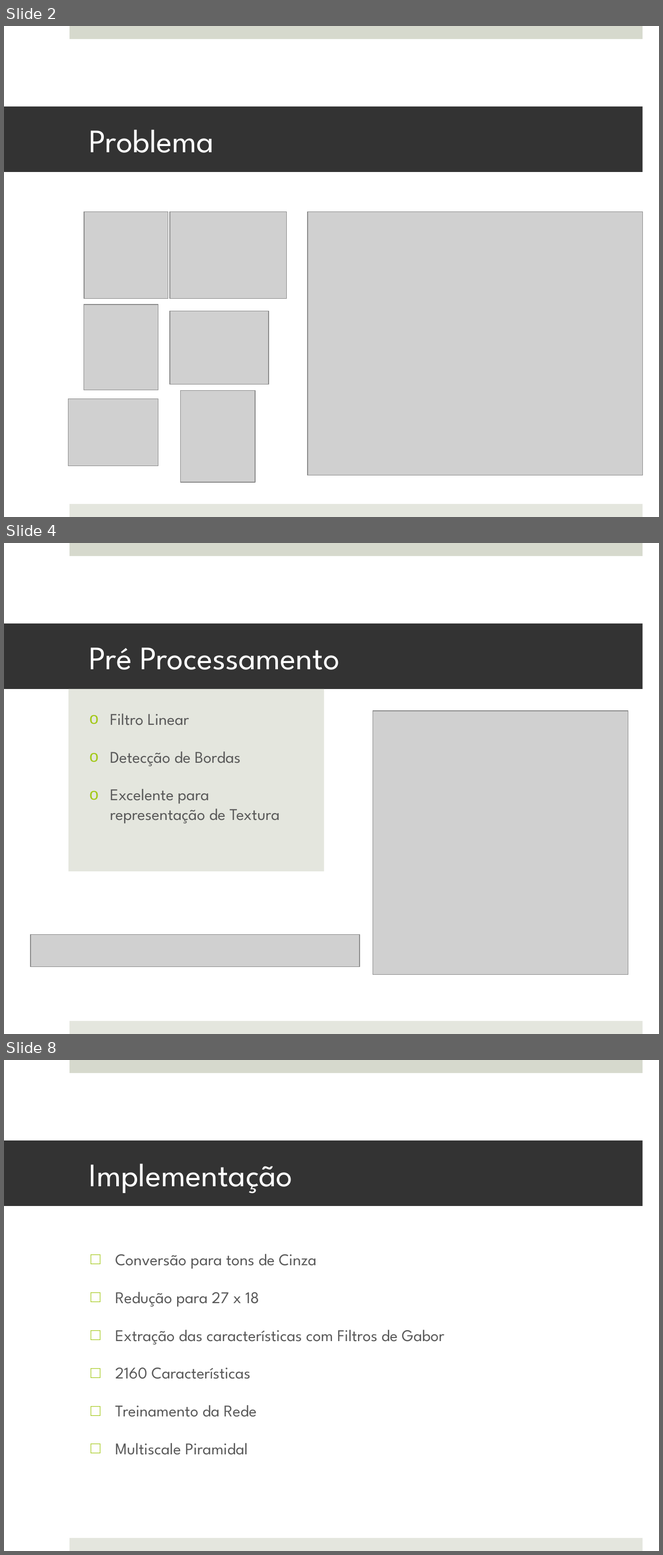
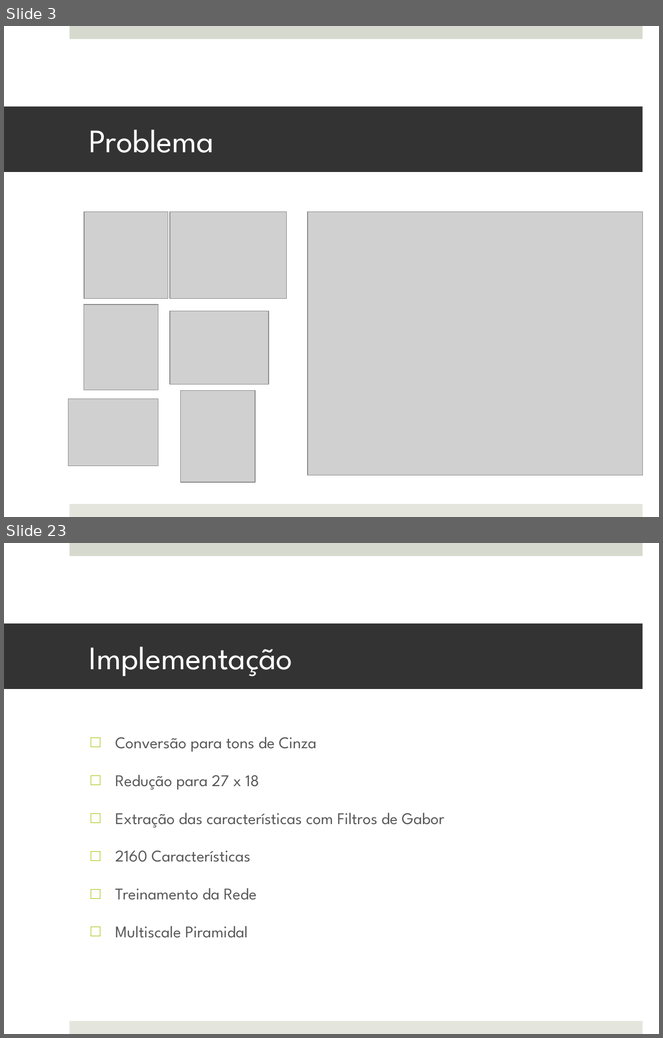
Before and after one commit to MarioBajr/Redes-Neurais, a slide deck: projeto PI.pptx. Shown one above the other, each under a label of ours: slides 2, 4 and 8 before the commit, slides 3 and 23 after it; the slides between them are not shown. The pictures are 663x1555 and 663x1038 pixels, drawn with LibreOffice and Linux fonts; fonts in the diff are those of the drawing; grey boxes stand for pictures. Boxes give left, top, right and bottom in pixels: in the first picture for what was removed or moved away, otherwise in the second. Text is boxed around its words. In the diff, an @@ line names an element or a change of style, - is before the commit and + after.

```diff
--- a/projeto PI.pptx
+++ b/projeto PI.pptx
@@ slide 4 removed at [4,543,659,1034], background #FFFFFF; not listed: 2 template elements that a slide beside it also shows @@
@@ title removed at [4,624,643,689] @@
-Pré Processamento
@@ text removed at [69,689,324,872] @@
-o Filtro Linear
-o Detecção de Bordas
-o Excelente para representação de Textura
@@ picture removed at [373,711,629,975] @@
@@ picture removed at [31,935,360,967] @@
@@ what was slide 2 is now slide 3 @@
@@ what was slide 8 is now slide 23 @@
```
Also in this commit, not shown: 7 slides changed, 20 slides added, 3 other slides removed.
